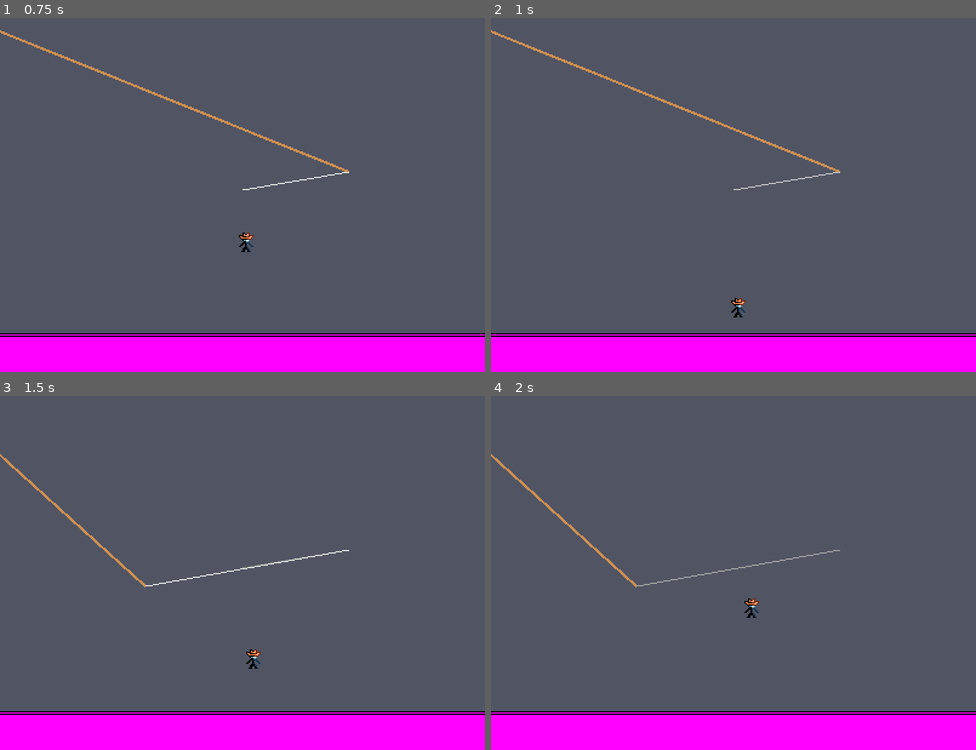
Above: before the commit, frames 1-4 (two rows, left to right).
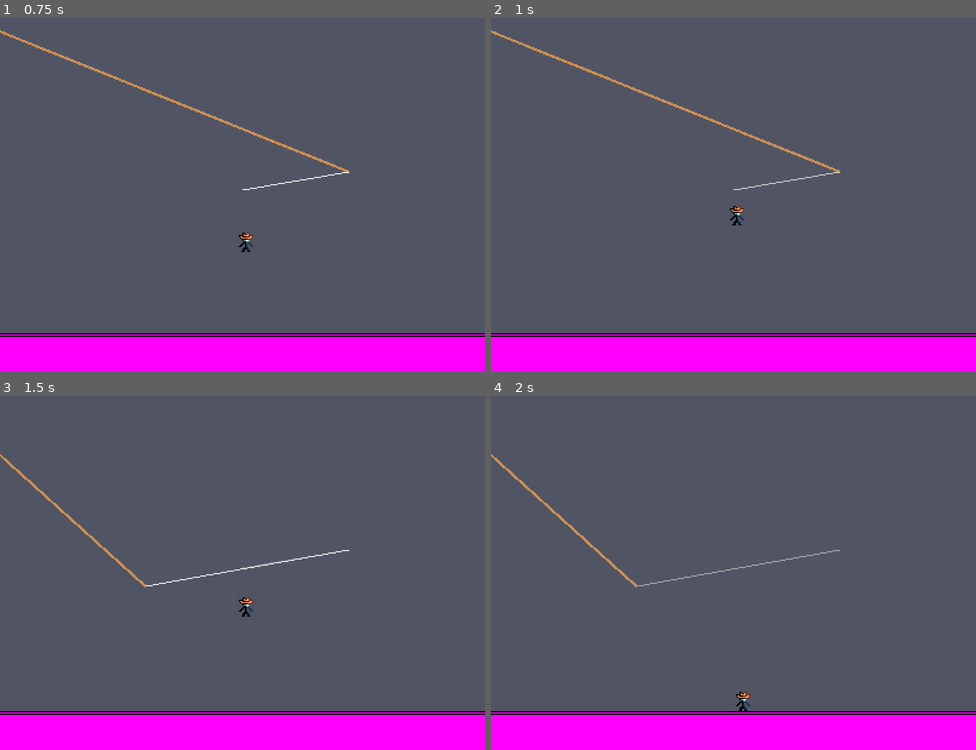
Above: after the commit, the same moments.

Repository: Jcodefox/GMTK-2025
Game: Godot game, scene res://scenes/topscenes/gameplay_topscene.tscn
Two runs of this game, one before a commit and one after it. Both use one fixed random seed, a clock stepped at 60 frames per second and the inputs below.
Inputs (mouse positions are in pixels of both pictures, inside the frame that each line leads up to):
- Up to frame 1 (0.75 s): move the mouse to (349, 170) at 0.52 s; hold D (move_right) from 0.53 s (still down)
- Up to frame 2 (1 s): keep holding D (move_right); tap Space (move_jump) at 0.77 s
- Up to frame 3 (1.5 s): keep holding D (move_right); move the mouse to (145, 587) at 1.27 s
- Up to frame 4 (2 s): keep holding D (move_right); tap Space (move_jump) at 1.52 s

Frame 1 is identical in both runs. In frame 2, 0.2% of the frame differs, in the area x 49-53%, y 53-85%; in frame 3, 0.2%; in frame 4, 0.2%.

Commit message:
Player script debugging

Diff:
--- a/scripts/prefabs/player_v2.gd
+++ b/scripts/prefabs/player_v2.gd
@@ -9,8 +9,8 @@
 @export var air_lateral_accel: float = 0
 
 @export_group("Jumping")
-@export var jump_init_velocity: float = 200
-@export var jump_gravity_multiplier: float = 0.5
+@export var jump_init_velocity: float = -200
+@export var jump_gravity_multiplier: float = 0.6
 @export var coyote_time: float = 0.1
 @export var jump_buffer_time: float = 0.1
 
@@ -20,6 +20,9 @@
 var time_since_jump_attempt: float = INF
 
 func _physics_process(delta: float) -> void:
+	time_since_on_floor += delta
+	time_since_jump_attempt += delta
+
 	if Input.is_action_just_pressed("move_jump"):
 		time_since_jump_attempt = 0
 	if Input.is_action_pressed("move_jump"):
@@ -37,12 +40,9 @@
 		velocity.x += air_lateral_accel * Input.get_axis("move_left", "move_right")
 		velocity *= pow(air_drag, delta)
 
-	if (
-		(time_since_jump_attempt < jump_buffer_time) and
-		(time_since_on_floor < coyote_time or jumps_left > 1)
-	):
+	if ((time_since_jump_attempt < jump_buffer_time) and (time_since_on_floor < coyote_time or jumps_left > 0)):
 		jumps_left -= 1
-		velocity.y = -1 * jump_init_velocity
+		velocity.y = jump_init_velocity
 		time_since_jump_attempt = INF
 
 	move_and_slide()
